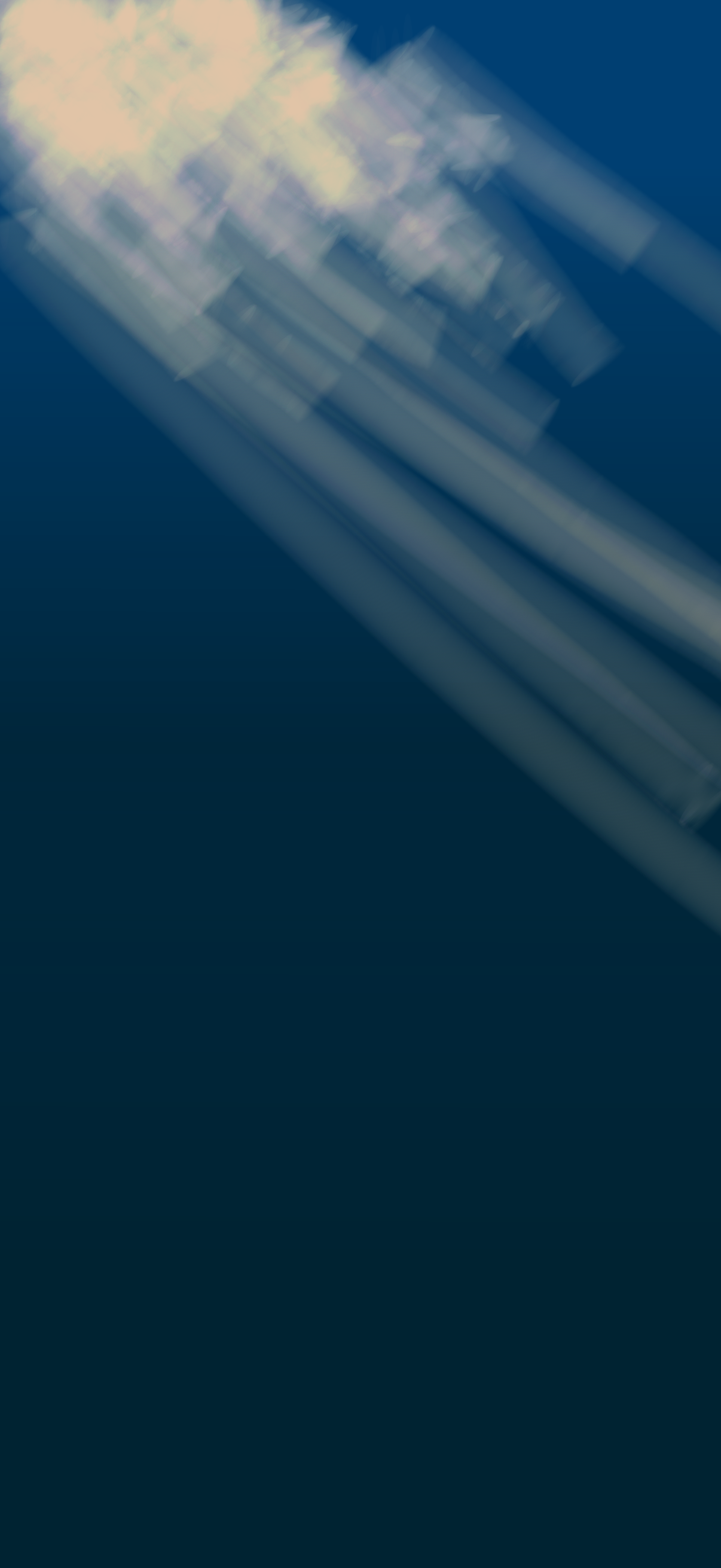
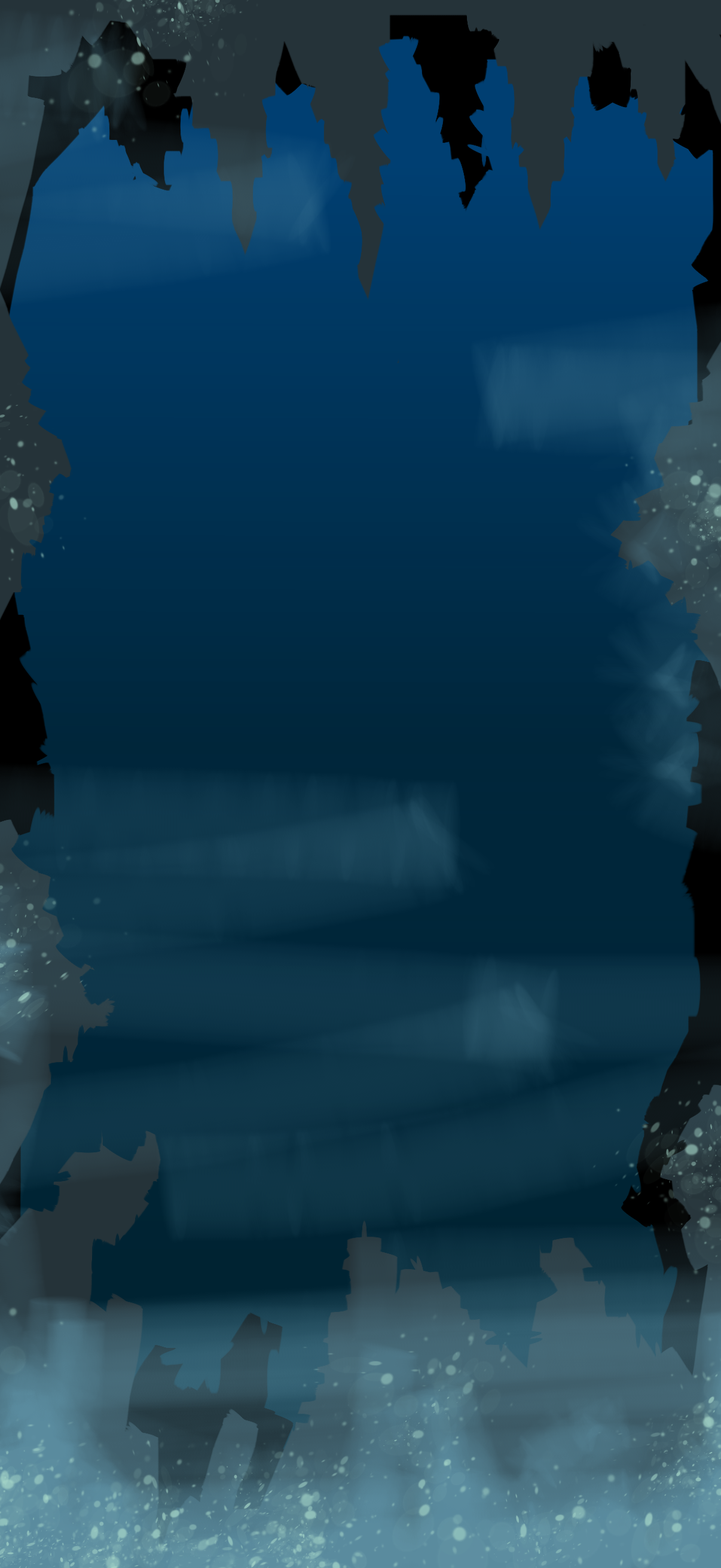
Layers edited between the first and the second (721, 1568) image:
showed "Paint Layer 3" over 0, 0, 721, 1568
showed "Paint Layer 2" over 0, 0, 721, 1568
showed "Paint Layer 1" over 0, 0, 721, 1568
painted on "Background" over 0, 0, 721, 1568